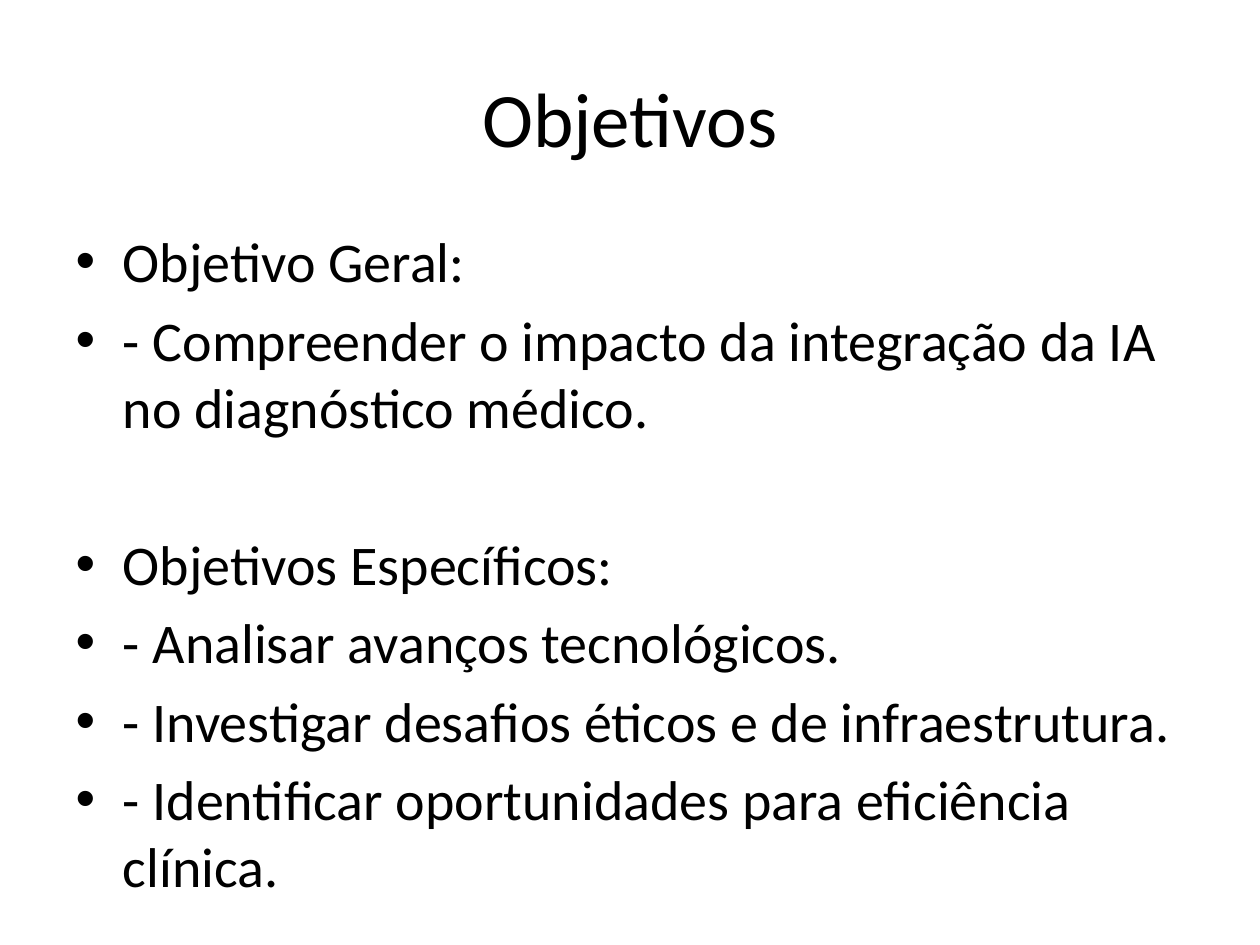
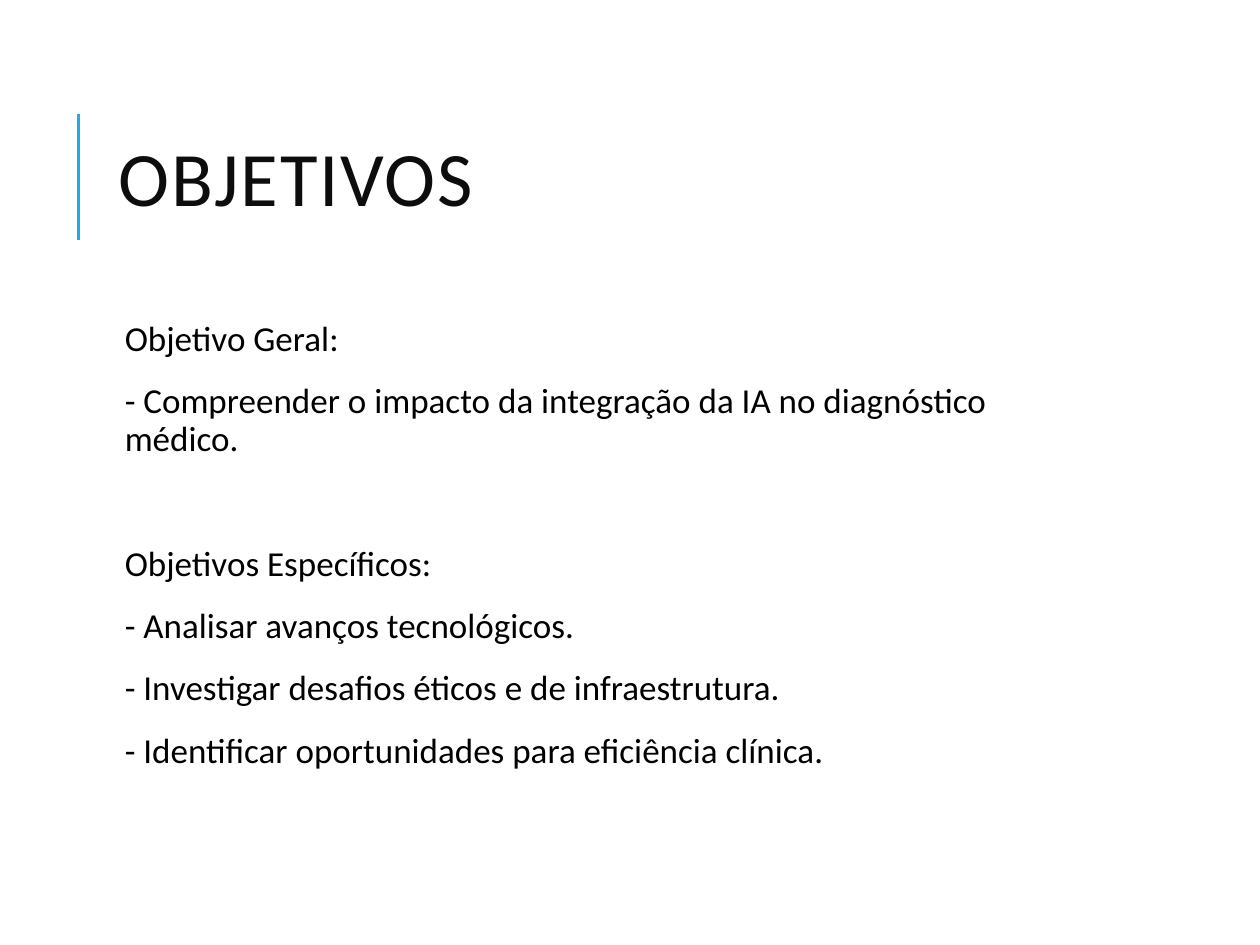
Before and after one commit to RACIMON/tcc, a slide deck: slide 3 of Inteligencia_Artificial_Diagnostico_Medico.pptx. Drawn at 1260x945 pixels with LibreOffice and Linux fonts; fonts in the diff are those of the drawing. Boxes give left, top, right and bottom in pixels: in the first picture for what was removed or moved away, otherwise in the second. Text is boxed around its words. In the diff, an @@ line names an element or a change of style, - is before the commit and + after.

```diff
--- a/Inteligencia_Artificial_Diagnostico_Medico.pptx
+++ b/Inteligencia_Artificial_Diagnostico_Medico.pptx
@@ line added from (78, 239) to (78, 113), #1CADE4 1.5 pt @@
@@ title at (118, 156, 472, 207): text changed; text colour #000000 to #0D0D0D @@
-Objetivos
+OBJETIVOS
@@ text "Objetivo Geral:": place and size @@
-text "Objetivo Geral:" at (123, 243, 1170, 829)
+text "Objetivo Geral:" at (125, 326, 985, 769)
@@ text "Objetivo Geral:" at (125, 326, 985, 769): size 32 to 20 pt; bullet • to  ; line spacing 1 to 0.9; more space between paragraphs @@
```
Also in this commit, not shown: 6 other slides changed, 1 slide added.
